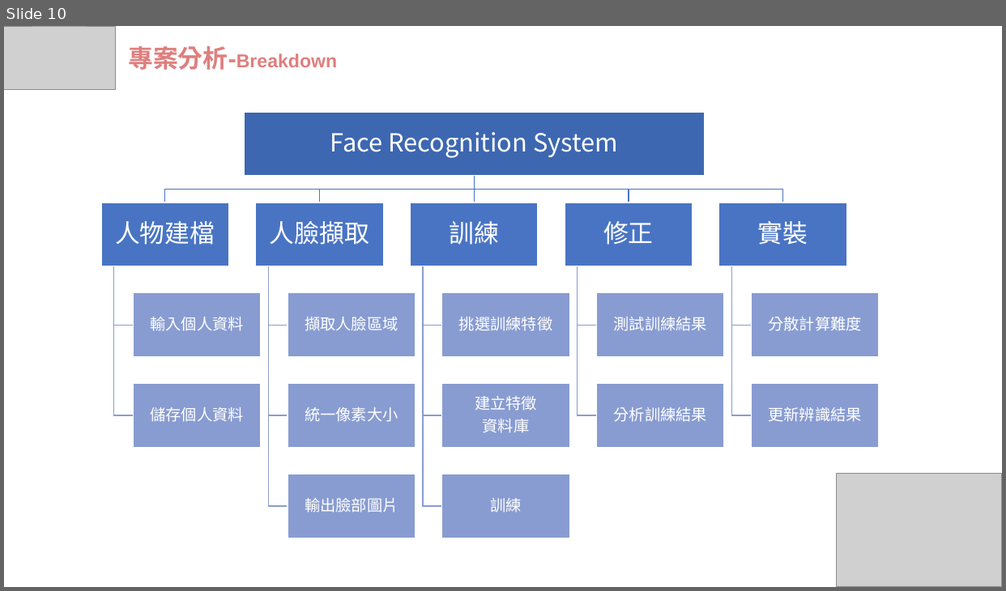
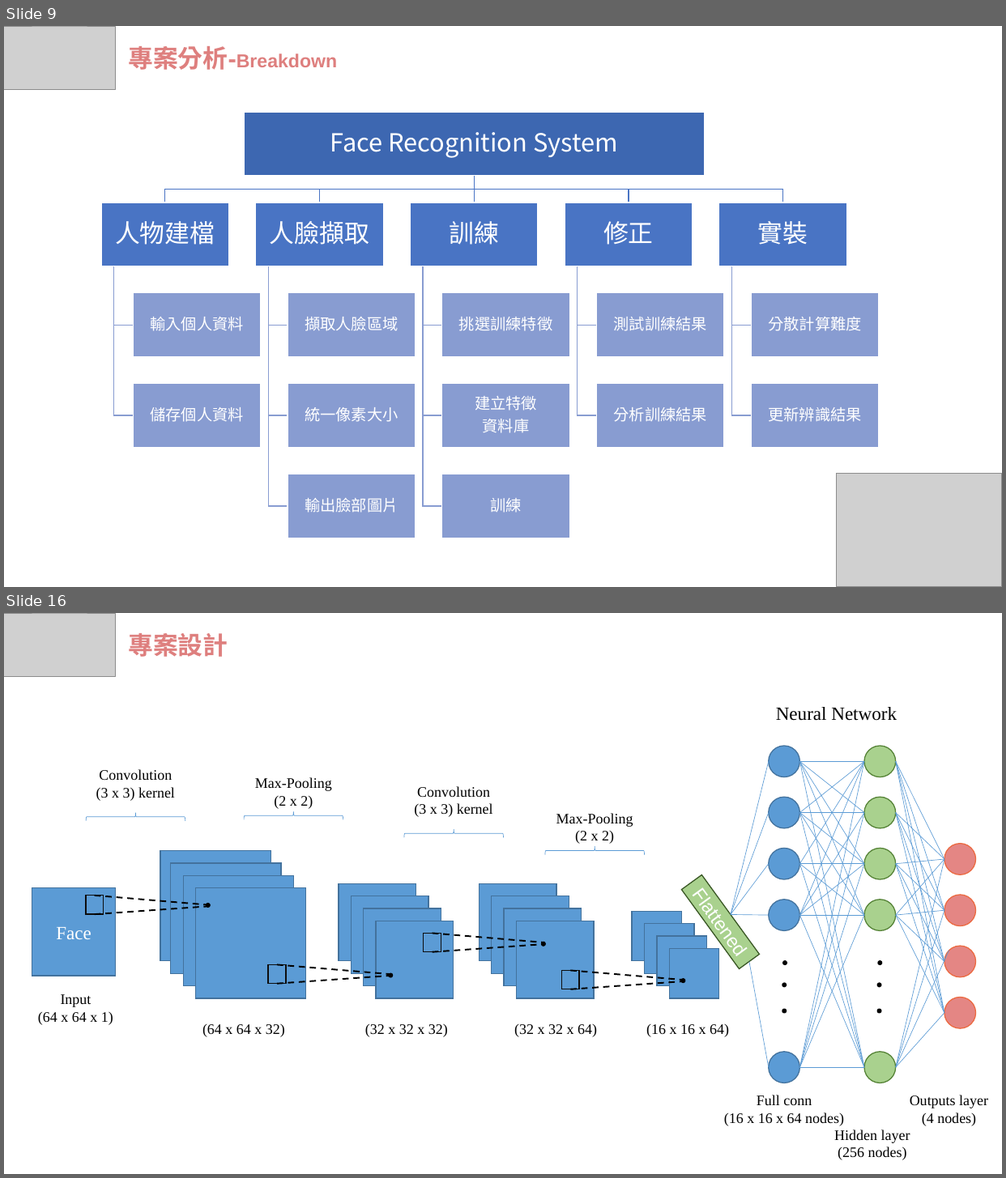
Before and after one commit to wasteee/Embedded-Image-Processing-final, a slide deck: IP_FRS.pptx. Shown one above the other, each under a label of ours: slide 10 before the commit, slides 9 and 16 after it; the slides between them are not shown. The pictures are 1006x591 and 1006x1178 pixels, drawn with LibreOffice and Linux fonts; fonts in the diff are those of the drawing; grey boxes stand for pictures. Boxes give left, top, right and bottom in pixels: in the first picture for what was removed or moved away, otherwise in the second. Text is boxed around its words. In the diff, an @@ line names an element or a change of style, - is before the commit and + after.

```diff
--- a/IP_FRS.pptx
+++ b/IP_FRS.pptx
@@ slide 16 added at [4,613,1002,1174], background #FFFFFF @@
@@ picture added at [4,613,116,677] @@
@@ text added at [128,633,228,657], 24 pt, text #DE7F7E, bold @@
+專案設計
@@ group added at [32,707,988,1161]: 57 lines, 24 ellipses, 22 rectangles, 13 texts, 4 left braces @@
+Max-Pooling
+(2 x 2)
+Max-Pooling
+(2 x 2)
+Convolution
+(3 x 3) kernel
+Convolution
+(3 x 3) kernel
+Face
+Flattened
+Input
+(64 x 64 x 1)
+Full conn
+(16 x 16 x 64 nodes)
+(64 x 64 x 32)
+(32 x 32 x 32)
+(32 x 32 x 64)
+(16 x 16 x 64)
+Hidden layer
+(256 nodes)
+Outputs layer
+(4 nodes)
+Neural Network
@@ what was slide 10 is now slide 9 @@
```
Also in this commit, not shown: 9 slides changed, 9 other slides added, 1 slide removed.
